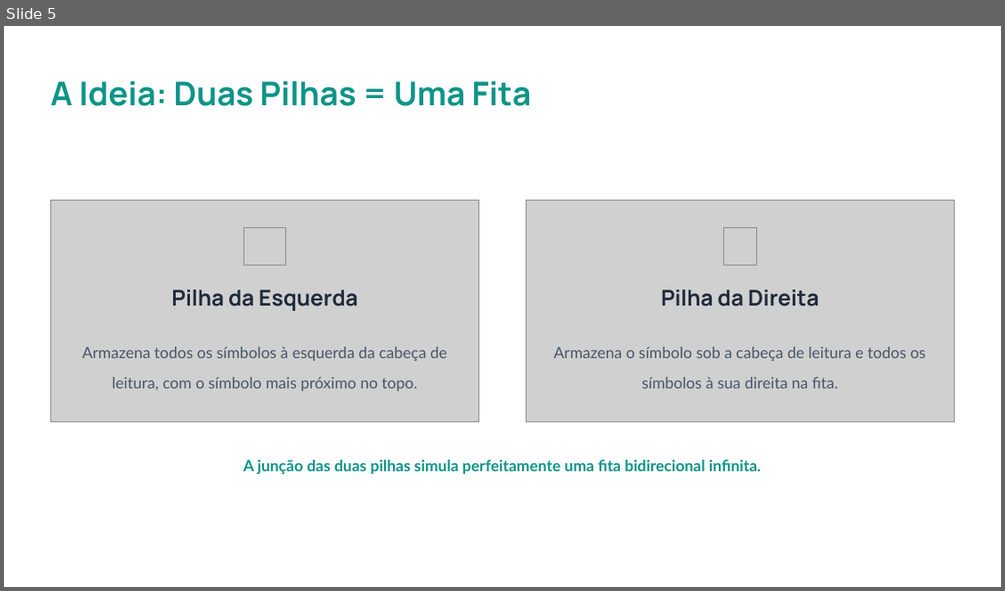
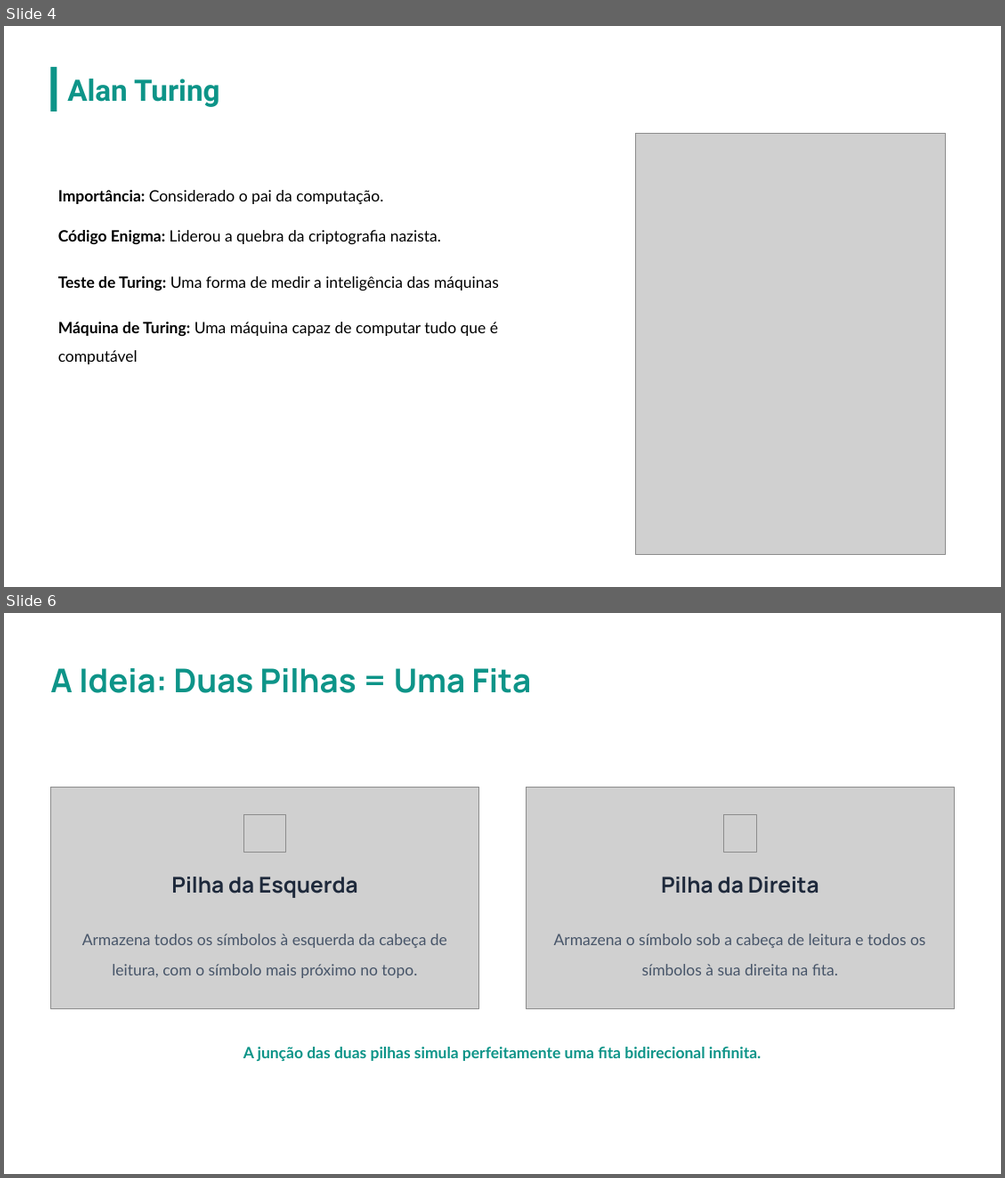
Before and after one commit to levythree/data-structures-project, a slide deck: Seminario/Máquinas de Turing com Pilhas.pptx. Shown one above the other, each under a label of ours: slide 5 before the commit, slides 4 and 6 after it; the slides between them are not shown. The pictures are 1005x591 and 1005x1178 pixels, drawn with LibreOffice and Linux fonts; fonts in the diff are those of the drawing; grey boxes stand for pictures; background and template pictures are left out. Boxes give left, top, right and bottom in pixels: in the first picture for what was removed or moved away, otherwise in the second. Text is boxed around its words. In the diff, an @@ line names an element or a change of style, - is before the commit and + after.

```diff
--- a/Seminario/Máquinas de Turing com Pilhas.pptx
+++ b/Seminario/Máquinas de Turing com Pilhas.pptx
@@ slide 4 added at <box>4,26,1001,587</box>, background picture (left out) @@
@@ rectangle added at <box>51,67,57,111</box>, fill #0D9488 @@
@@ text added at <box>67,79,220,107</box>, 28.5 pt, text #0D9488, bold @@
+Alan Turing
@@ picture added at <box>636,134,945,555</box> @@
@@ text added at <box>58,190,383,204</box>, 15 pt, text #000000 @@
+Importância: Considerado o pai da computação.
@@ text added at <box>58,230,441,244</box>, 15 pt, text #000000 @@
+Código Enigma: Liderou a quebra da criptografia nazista.
@@ text added at <box>58,276,499,290</box>, 15 pt, text #000000 @@
+Teste de Turing: Uma forma de medir a inteligência das máquinas
@@ text added at <box>58,321,498,364</box>, 15 pt, text #000000 @@
+Máquina de Turing: Uma máquina capaz de computar tudo que é computável
@@ what was slide 5 is now slide 6 @@
```
Also in this commit, not shown: 3 slides changed, 2 other slides added, 2 slides removed, 9 other files.
